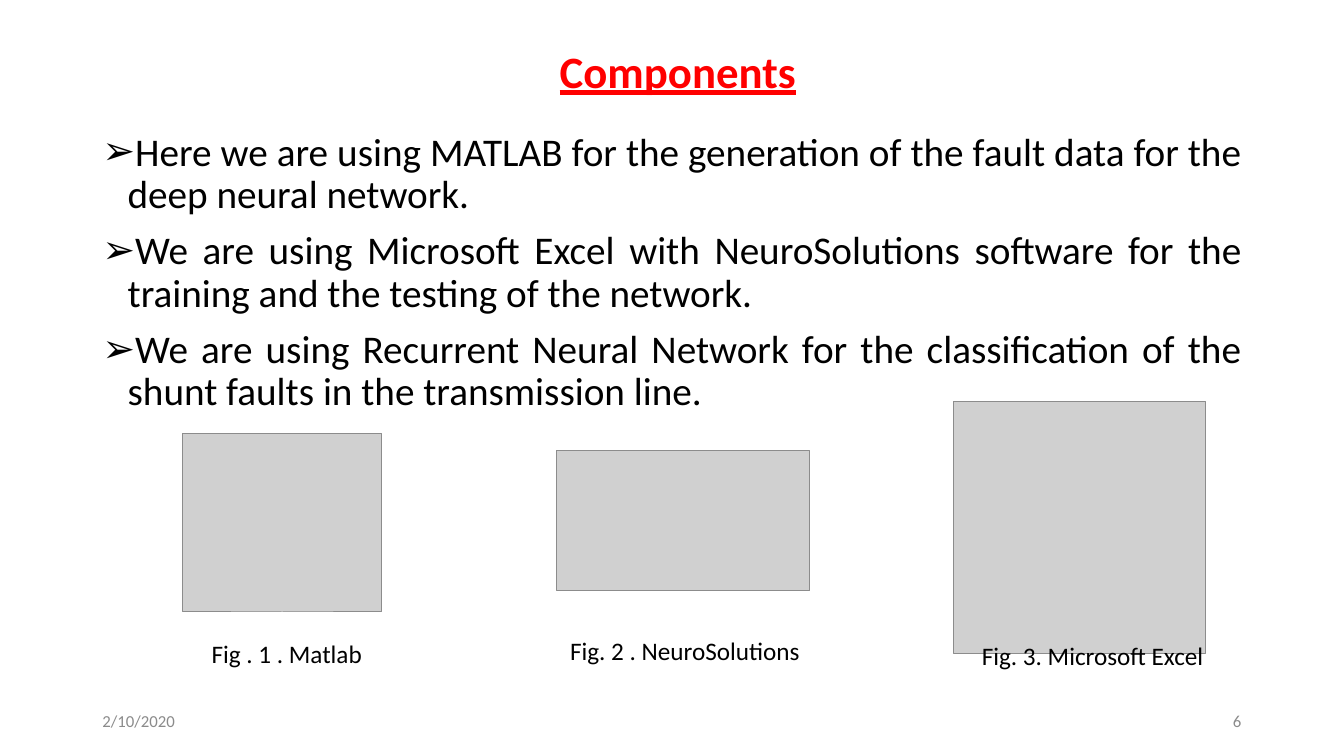
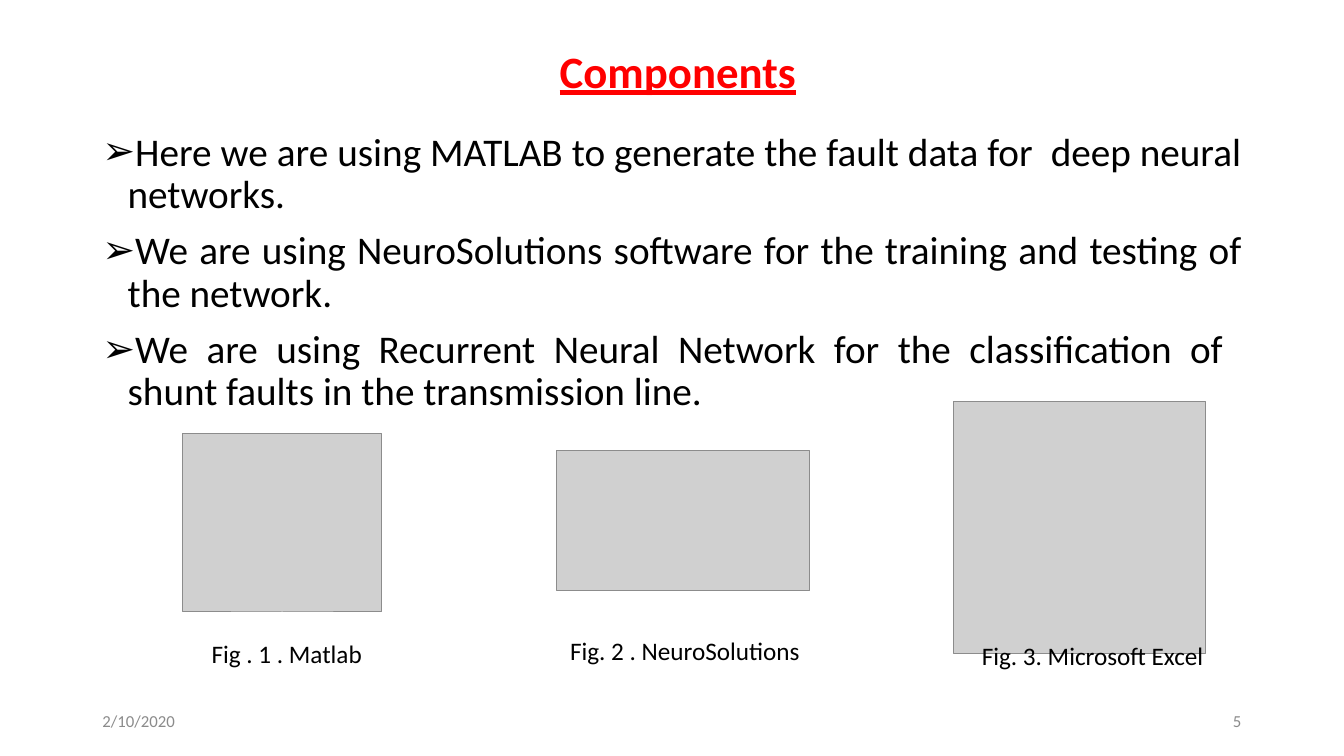
Before and after one commit to svec-final-year-project-eee/Project, a slide deck: slide 5 of Reviews/second review/Second Oral Presentation.pptx (slide 6 before the commit). Drawn at 1344x756 pixels with LibreOffice and Linux fonts; fonts in the diff are those of the drawing; grey boxes stand for pictures. Boxes give left, top, right and bottom in pixels: in the first picture for what was removed or moved away, otherwise in the second. Text is boxed around its words. In the diff, an @@ line names an element or a change of style, - is before the commit and + after.

```diff
--- a/Reviews/second review/Second Oral Presentation.pptx
+++ b/Reviews/second review/Second Oral Presentation.pptx
@@ text at [128,138,1242,406]: text changed @@
-➢ Here we are using MATLAB for the generation of the fault data for the deep neural network.
-➢ We are using Microsoft Excel with NeuroSolutions software for the training and the testing of the network.
-➢ We are using Recurrent Neural Network for the classification of the shunt faults in the transmission line.
+➢ Here we are using MATLAB to generate the fault data for deep neural networks.
+➢ We are using NeuroSolutions software for the training and testing of the network.
+➢ We are using Recurrent Neural Network for the classification of shunt faults in the transmission line.
@@ page number at [1233,716,1241,727]: text changed @@
-6
+5
```
Also in this commit, not shown: 10 other slides changed, 2 slides added, 1 slide removed, 1 other file.
